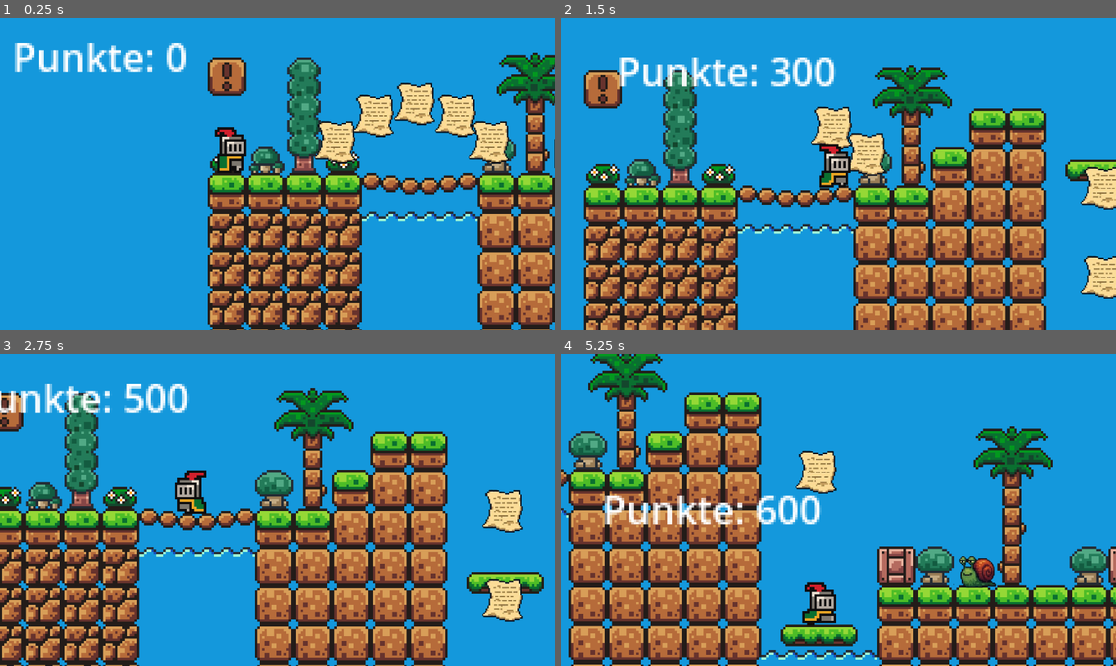
Above: before the commit, frames 1-4 (two rows, left to right).
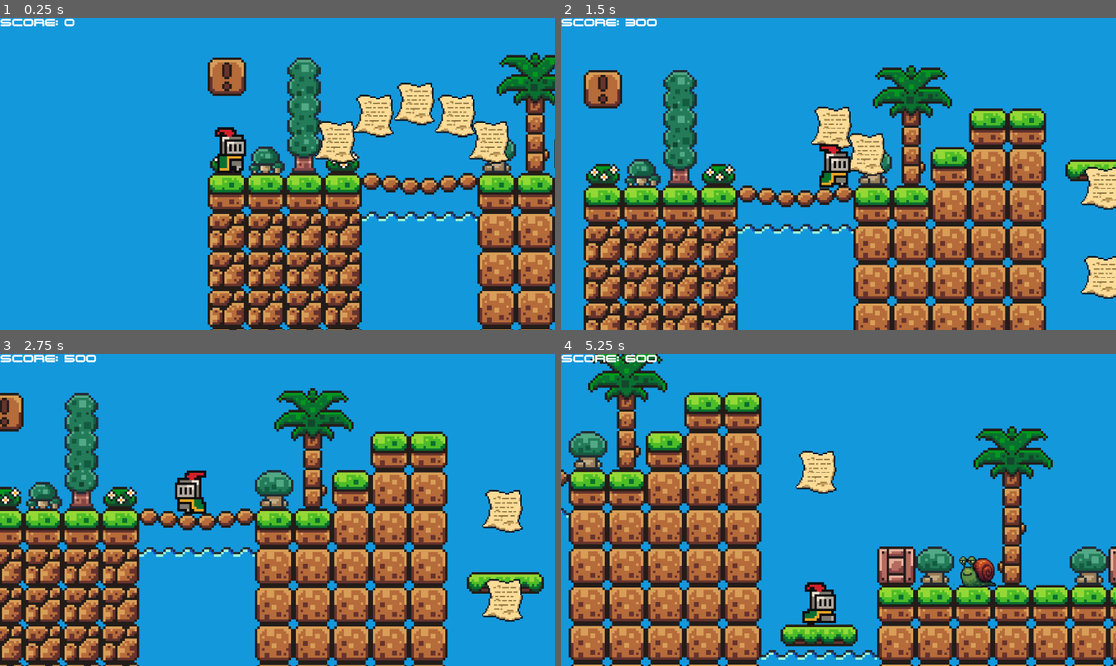
Above: after the commit, the same moments.

Repository: Bonecurse/Super-FOM-World
Game: Godot game, scene res://scenes/level_1.tscn
Same seed, same stepped clock (60 frames per second), same inputs: the game is played once before the commit and once after it. This scene is started directly instead of the project's main scene.
Inputs:
- Up to frame 1 (0.25 s): no input
- Up to frame 2 (1.5 s): hold Right (move_right) from 0.53 s (still down); tap Up (jump) at 0.77 s
- Up to frame 3 (2.75 s): tap Up (jump) at 1.52 s; release Right (move_right) at 2.03 s; hold Left (move_left) from 2.03 s (still down)
- Up to frame 4 (5.25 s): release Left (move_left) at 2.78 s; hold Right (move_right) 2.78-4.28 s; tap Up (jump) at 3.02, 3.77, 4.52 s; hold Left (move_left) 4.28-5.03 s; hold Right (move_right) from 5.03 s (still down)

The runs differ from the first frame. In frame 1, 1.6% of the frame differs, in the area x 0-34%, y 0-18%; in frame 2, 2.2%; in frame 3, 1.9%; in frame 4, 2.2%, in the area x 0-47%, y 0-55%.

Commit message:
Punkteanzeige in HUD verlegt

Diff:
--- /dev/null
+++ b/hud.tscn
@@ -0,0 +1,15 @@
+[gd_scene load_steps=3 format=3 uid="uid://dnh23u14in2ik"]
+
+[ext_resource type="FontFile" uid="uid://bqsbnr1k6gcxd" path="res://ttf/TERMINAT.TTF" id="1_37p78"]
+[ext_resource type="Script" uid="uid://pps210mgs2wo" path="res://scripts/hud.gd" id="1_64ctp"]
+
+[node name="HUD" type="CanvasLayer"]
+script = ExtResource("1_64ctp")
+
+[node name="punkteanzeige" type="Label" parent="."]
+unique_name_in_owner = true
+offset_right = 206.0
+offset_bottom = 64.0
+theme_override_fonts/font = ExtResource("1_37p78")
+theme_override_font_sizes/font_size = 20
+text = "SCORE: 0	"
--- a/project.godot
+++ b/project.godot
@@ -18,7 +18,7 @@
 [autoload]
 
 GameManager="*res://scripts/game_manager.gd"
-Score="*res://scripts/score.gd"
+Hud="*res://scripts/hud.gd"
 
 [global_group]
 
@@ -49,3 +49,4 @@
 [rendering]
 
 textures/canvas_textures/default_texture_filter=0
+textures/canvas_textures/default_texture_repeat=1
--- a/scenes/level_1.tscn
+++ b/scenes/level_1.tscn
@@ -1,13 +1,15 @@
 [gd_scene load_steps=19 format=4 uid="uid://dph5myjdrdqg1"]
 
 [ext_resource type="Texture2D" uid="uid://ds5snhtjrpqu5" path="res://assets/sprites/world_tileset.png" id="2_15mv3"]
-[ext_resource type="Script" uid="uid://dqx24jnneo4ul" path="res://scripts/score.gd" id="2_e3sih"]
 [ext_resource type="PackedScene" uid="uid://cg5bmb6gxs2ci" path="res://scenes/success.tscn" id="3_15mv3"]
 [ext_resource type="PackedScene" uid="uid://d1vd3gqajv1eb" path="res://scenes/killzone.tscn" id="3_e3sih"]
 [ext_resource type="PackedScene" uid="uid://csdaepljm2oue" path="res://scenes/player.tscn" id="4_2y5yt"]
 [ext_resource type="PackedScene" uid="uid://dlafupuh6qthw" path="res://scenes/platform.tscn" id="5_2os1m"]
 [ext_resource type="PackedScene" uid="uid://bxby1f1st5s74" path="res://scenes/coin.tscn" id="6_go7sj"]
 [ext_resource type="PackedScene" uid="uid://bi54sw1iqw4la" path="res://scenes/prokrasti_schnecke.tscn" id="8_e3sih"]
+[ext_resource type="PackedScene" uid="uid://dnh23u14in2ik" path="res://hud.tscn" id="9_e3sih"]
+
+[sub_resource type="GDScript" id="GDScript_15mv3"]
 
 [sub_resource type="TileSetAtlasSource" id="TileSetAtlasSource_lnu2h"]
 texture = ExtResource("2_15mv3")
@@ -180,8 +182,6 @@
 [sub_resource type="WorldBoundaryShape2D" id="WorldBoundaryShape2D_p57ef"]
 distance = -5.0
 
-[sub_resource type="LabelSettings" id="LabelSettings_2y5yt"]
-
 [sub_resource type="Animation" id="Animation_p57ef"]
 length = 0.001
 tracks/0/type = "value"
@@ -263,7 +263,7 @@
 [node name="GameManager" type="Node" parent="."]
 unique_name_in_owner = true
 process_priority = 1
-script = ExtResource("2_e3sih")
+script = SubResource("GDScript_15mv3")
 
 [node name="TilesMap" type="Node" parent="."]
 
@@ -299,16 +299,6 @@
 limit_smoothed = true
 position_smoothing_enabled = true
 
-[node name="punkte" type="Label" parent="Player/Camera2D"]
-unique_name_in_owner = true
-offset_left = -110.0
-offset_top = -61.0
-offset_right = -67.0
-offset_bottom = -38.0
-theme_override_font_sizes/font_size = 0
-text = "Punkte: 0"
-label_settings = SubResource("LabelSettings_2y5yt")
-
 [node name="Platforms" type="Node" parent="."]
 
 [node name="Platform2" parent="Platforms" instance=ExtResource("5_2os1m")]
@@ -464,3 +454,6 @@
 
 [node name="ProkrastiSchnecke2" parent="Enemies" instance=ExtResource("8_e3sih")]
 position = Vector2(1002, -7)
+
+[node name="HUD" parent="." instance=ExtResource("9_e3sih")]
+unique_name_in_owner = true
--- a/scenes/level_2.tscn
+++ b/scenes/level_2.tscn
@@ -1,9 +1,10 @@
-[gd_scene load_steps=8 format=4 uid="uid://dicrdey2velj0"]
+[gd_scene load_steps=9 format=4 uid="uid://dicrdey2velj0"]
 
 [ext_resource type="Script" uid="uid://dktom04okdbnp" path="res://scripts/game_manager.gd" id="1_ne2mo"]
 [ext_resource type="Texture2D" uid="uid://ds5snhtjrpqu5" path="res://assets/sprites/world_tileset.png" id="2_6cvei"]
 [ext_resource type="PackedScene" uid="uid://cg5bmb6gxs2ci" path="res://scenes/success.tscn" id="3_que50"]
 [ext_resource type="PackedScene" uid="uid://csdaepljm2oue" path="res://scenes/player.tscn" id="5_172wr"]
+[ext_resource type="PackedScene" uid="uid://dnh23u14in2ik" path="res://hud.tscn" id="5_b4j7a"]
 
 [sub_resource type="LabelSettings" id="LabelSettings_u5sy4"]
 
@@ -222,3 +223,5 @@
 [node name="Coins" type="Node" parent="."]
 
 [node name="Enemies" type="Node" parent="."]
+
+[node name="HUD" parent="." instance=ExtResource("5_b4j7a")]
--- a/scripts/coin.gd
+++ b/scripts/coin.gd
@@ -8,5 +8,4 @@
 	if body.is_in_group("Player"):
 #		game_manager.add_point()
 		queue_free()
-		Score.add_punkte(100)
-		$"../../Player".update_score()
+		%HUD.add_punkte(100)
--- a/scripts/score.gd
+++ b/scripts/hud.gd
@@ -1,4 +1,4 @@
-extends Node
+extends CanvasLayer
 
 # Punktestand (öffentlich zugänglich)
 var punkte: int = 0
@@ -6,7 +6,12 @@
 # Punkte erhöhen
 func add_punkte(wert: int):
 	punkte += wert
+	update_score()
 
 # Punkte zurücksetzen
 func reset_punkte():
 	punkte = 0
+
+func update_score():
+	print("SCORE: " + str(punkte))
+	%punkteanzeige.text = "SCORE: " + str(punkte)
--- a/scripts/player.gd
+++ b/scripts/player.gd
@@ -3,7 +3,6 @@
 const SPEED = 100.0
 const JUMP_VELOCITY = -250.0
 @onready var animated_sprite: AnimatedSprite2D = $AnimatedSprite2D
-@onready var punkte_label = %punkte
 
 func _physics_process(delta: float) -> void:
 	if GameManager.life < 1:
@@ -41,10 +40,3 @@
 		velocity.x = move_toward(velocity.x, 0, SPEED)
 
 	move_and_slide()
-
-func update_score():
-#	if has_node("punkte"):
-		print("Punkte: " + str(Score.punkte))
-		punkte_label.text = "Punkte: " + str(Score.punkte)
-#	else:
-#		print("⚠️ Label 'punkte' existiert nicht zum Zeitpunkt des Zugriffs!")
Not shown, added: scripts/hud.gd.uid
Not shown, removed: scripts/score.gd.uid
Binary file added: ttf/TERMINAT.TTF
